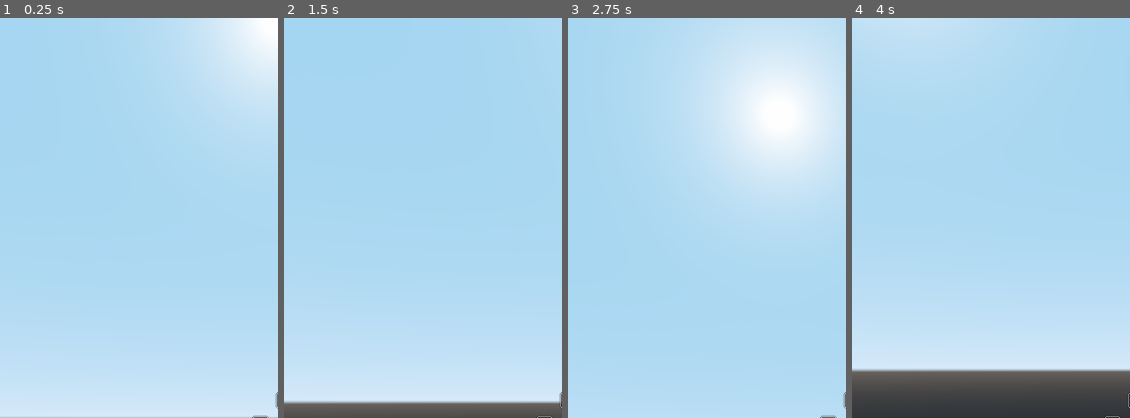
Above: before the commit, frames 1-4 (left to right).
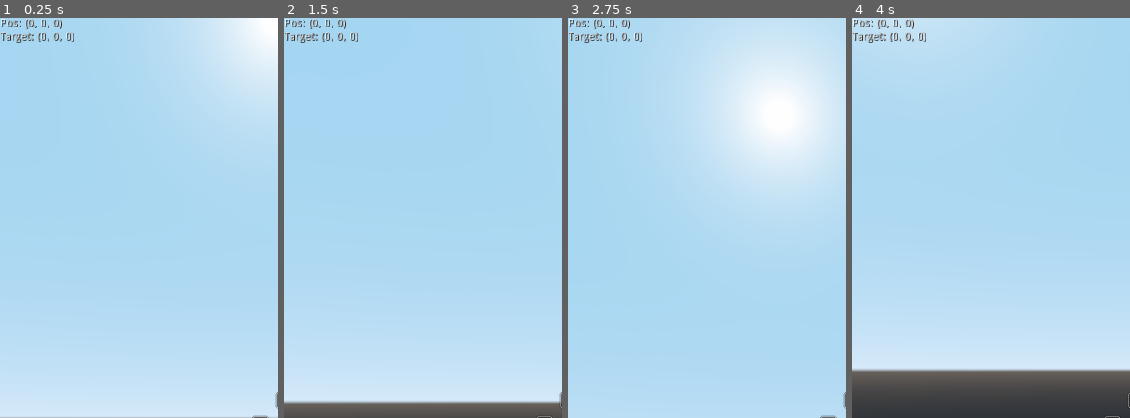
Above: after the commit, the same moments.

Repository: afonsolage/another-game
Game: Godot game, scene res://MainPlayer.tscn
The game is run twice, just before and just after one commit, with the same random seed, the same clock (stepped at 60 frames per second) and the same inputs. The project has no main scene, so this scene is started directly.
Inputs (mouse positions are % of the whole screen's width and height, from its top left):
- Up to frame 1 (0.25 s): no input
- Up to frame 2 (1.5 s): tap Enter at 0.5 s; move the mouse to (56, 50) at 0.52 s; hold Ctrl 0.53-1.28 s; hold W from 0.53 s (still down); click (56, 50) at 0.67 s; tap Space at 0.77, 1.25 s; move the mouse to (45, 50) at 1.27 s; tap Shift at 1.35 s
- Up to frame 3 (2.75 s): keep holding W; tap Space at 1.52 s; tap Enter at 2 s; move the mouse to (53, 48) at 2.02 s; hold Ctrl from 2.03 s (still down)
- Up to frame 4 (4 s): keep holding W; tap Space at 2.75, 3.02, 3.77 s; move the mouse to (49, 52) at 2.77 s; release Ctrl at 2.78 s; tap Shift at 2.85 s; click (49, 52) at 2.92 s; tap Enter at 3.5 s; move the mouse to (58, 51) at 3.52 s; hold Ctrl from 3.53 s (still down)
The pictures show only the part of the screen within x 0-50%, y 0-50%; the shares and areas given below are measured in that part.

The runs differ from the first frame. In frame 1, 0.6% of the frame differs, in the area x 0-27%, y 0-7%; in frame 2, 0.6%; in frame 3, 0.6%; in frame 4, 0.5%.
Error before the commit: Invalid type in function 'get_node' in base 'Spatial (MainPlayer.gd)'. Cannot convert argument 1 from Nil to NodePath. (res://scripts/MainPlayer.gd:25)
Error after the commit: Invalid type in function 'get_node' in base 'Spatial (MainPlayer.gd)'. Cannot convert argument 1 from Nil to NodePath. (res://scripts/MainPlayer.gd:27)

Commit message:
Added position and target info

Diff:
--- a/MainPlayer.tscn
+++ b/MainPlayer.tscn
@@ -3,7 +3,6 @@
 [ext_resource path="res://crosshair.png" type="Texture" id=1]
 [ext_resource path="res://scripts/MainPlayer.gd" type="Script" id=2]
 [ext_resource path="res://crosshair.gd" type="Script" id=3]
-
 
 [node name="MainPlayer" type="Spatial"]
 script = ExtResource( 2 )
@@ -11,7 +10,21 @@
 [node name="Camera" type="Camera" parent="."]
 far = 1024.0
 
-[node name="crosshair" type="Sprite" parent="."]
-position = Vector2( 355.372, 461.111 )
+[node name="Crosshair" type="Sprite" parent="."]
+position = Vector2( 348.35, 470.465 )
 texture = ExtResource( 1 )
+region_rect = Rect2( -39.25, -35, 148.5, 121.5 )
 script = ExtResource( 3 )
+
+[node name="PosInfo" type="Label" parent="."]
+margin_right = 95.0
+margin_bottom = 31.0
+custom_colors/font_color = Color( 1, 1, 1, 1 )
+custom_colors/font_color_shadow = Color( 0, 0, 0, 1 )
+custom_constants/shadow_offset_x = 1
+custom_constants/shadow_offset_y = 1
+text = "Pos: (0, 0, 0)
+Target: (0, 0, 0)"
+__meta__ = {
+"_edit_use_anchors_": false
+}
--- a/scripts/MainPlayer.gd
+++ b/scripts/MainPlayer.gd
@@ -6,6 +6,7 @@
 export var min_angle = -90
 export var max_angle = 90
 export var boost_speed = 2
+
 export(NodePath) var terrain_path = null
 export(NodePath) var wired_cube_path = null
 
@@ -16,6 +17,7 @@
 var _wired_cube = null
 var _last_wired_cube_pos = null
 var _target_voxel = null
+var _position_info = null
 
 const Util = preload("res://scripts/utils.gd")
 
@@ -24,6 +26,7 @@
 	Input.set_mouse_mode(Input.MOUSE_MODE_CAPTURED)
 	_terrain = get_node(terrain_path)
 	_wired_cube = get_node(wired_cube_path)
+	_position_info = get_node("PosInfo")
 
 # Called every frame. 'delta' is the elapsed time since the previous frame.
 func _process(delta):
@@ -31,6 +34,7 @@
 		return
 
 	update_rotations()
+	update_target()
 
 	var forward = get_global_transform().basis.z.normalized()
 	var right = get_global_transform().basis.x.normalized()
@@ -85,16 +89,6 @@
 
 		_rotation_dirty = true
 
-#		var hit = get_target_voxel()
-#		if hit == null:
-#			_target_voxel = null
-#			_wired_cube.set_visible(false)
-#			_last_wired_cube_pos = null
-#		else:
-#			_target_voxel = hit.position
-#			_wired_cube.set_visible(true)
-#			_wired_cube.translation = _target_voxel
-
 	elif event is InputEventKey:
 		if event.pressed && event.scancode == KEY_ESCAPE:
 			Input.set_mouse_mode(Input.MOUSE_MODE_VISIBLE if Input.get_mouse_mode() == Input.MOUSE_MODE_CAPTURED else Input.MOUSE_MODE_CAPTURED)
@@ -116,6 +110,14 @@
 	rotate(get_transform().basis.x.normalized(), -deg2rad(_pitch))
 	_rotation_dirty = false
 
+func update_target():
+	var hit = get_target_voxel()
+	if hit == null:
+		return
+
+	_position_info.text = "pos: %s \ntarget: %s" % [get_global_transform().origin, hit.position]
+
+
 func get_target_voxel():
 	var origin = get_global_transform().origin
 	var forward = -get_global_transform().basis.z.normalized()
--- /dev/null
+++ b/scripts/PosInfo.gd
@@ -0,0 +1,10 @@
+extends Label
+
+var _head = null
+
+func _ready():
+	_head = get_parent()
+
+func _process(_delta):
+	text = "pos: %s" % _head.get_global_transform().basis
+	pass
